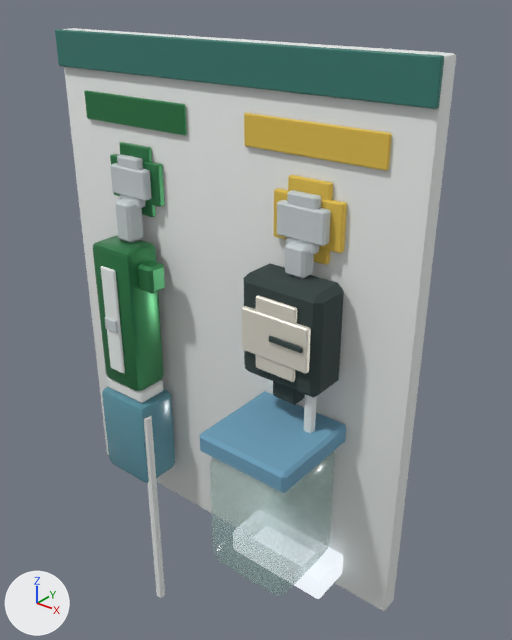
One commit to the glTF model packages/content/assets/models/oxygen-outlet.glb: the scene before it, then after it.
Both versions are drawn from a 50 mm lens placed at (0.614, -0.591, 1.819), pointed at (0.039, 0.127, 1.374). Every picture has the same lights, and +X, +Y and +Z are marked at lower left. The older version comes first. Vertices at exactly the same position are counted once.

Objects in the first picture: 'oxygen-outlet'.
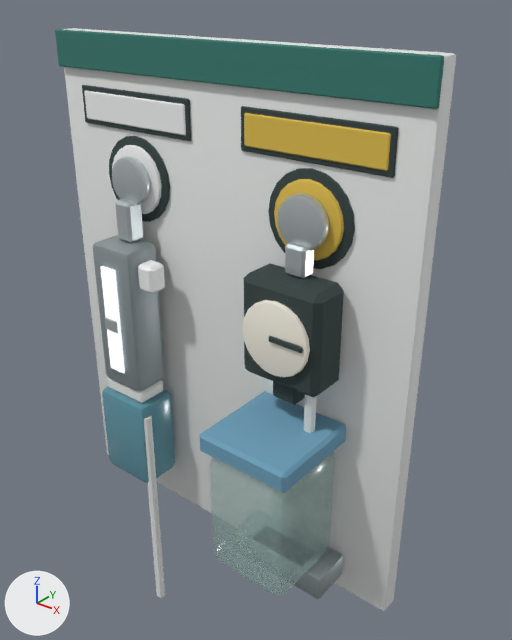
What differs and where, as boxes [x1, y1, x2, y2] in the pictures (512 x 640 px; the box of a moved part takes in the faces that stretch with it):
part 1 of me_oxygen_outlet, moved or reshaped
    before: [110, 154, 165, 207]
    after: [82, 85, 191, 141]
part 2 of me_oxygen_outlet, moved or reshaped
    before: [274, 188, 347, 253]
    after: [241, 106, 399, 178]
part 3 of me_oxygen_outlet, rebuilt (54% wider, 9% shorter)
    before: [288, 175, 333, 265]
    after: [274, 179, 344, 261]
part 4 of me_oxygen_outlet, rebuilt (30% wider, 9% shorter)
    before: [117, 155, 146, 208]
    after: [112, 157, 150, 205]
part 5 of me_oxygen_outlet, rebuilt (47% wider, 11% shorter)
    before: [286, 190, 321, 255]
    after: [277, 193, 329, 251]
part 6 of me_oxygen_outlet, rebuilt (64% wider, 11% shorter)
    before: [256, 295, 297, 382]
    after: [242, 300, 310, 377]
part 7 of me_oxygen_outlet, rebuilt (34% wider, 8% shorter)
    before: [119, 142, 156, 217]
    after: [112, 145, 162, 214]
part 8 of me_oxygen_outlet, added
    after: [109, 136, 170, 222]
part 9 of me_oxygen_outlet, added
    after: [268, 168, 355, 269]
part 10 of me_oxygen_outlet, deleted
    before: [110, 163, 152, 201]
part 11 of me_oxygen_outlet, deleted
    before: [277, 200, 331, 246]
part 12 of me_oxygen_outlet, deleted
    before: [242, 306, 311, 374]
part 13 of me_oxygen_outlet, surface changed
    both: [79, 29, 443, 599]
part 14 of me_oxygen_outlet, recoloured (green to grey)
    both: [84, 90, 186, 391]

The change, as a diff of the scene's bpy script:
```diff
--- a/packages/content/assets/models/oxygen-outlet.glb.py
+++ b/packages/content/assets/models/oxygen-outlet.glb.py
@@ me_oxygen_outlet @@
 # used by ob_oxygen_outlet; location = (0.0, 0.0, 0.0)
-me_oxygen_outlet.from_pydata(...)  # 864 vertices, 1608 faces; spans x -0.3..0.3, y -0.045..0.125, z 0.82..1.75
+me_oxygen_outlet.from_pydata(...)  # 1512 vertices, 2908 faces; spans x -0.3..0.3, y -0.045..0.125, z 0.82..1.75
+# me_oxygen_outlet part 1: the loose piece of 24 vertices spanning x -0.2..-0.1, y 0.085..0.095, z 1.525..1.585 is scaled about its middle by (2.16, 0.273, 0.897), then moved by (0.0, 0.003, 0.095)
+# me_oxygen_outlet part 2: the loose piece of 24 vertices spanning x 0.1..0.2, y 0.085..0.095, z 1.525..1.585 is scaled about its middle by (2.16, 0.273, 0.897), then moved by (0.0, 0.003, 0.095)
+# me_oxygen_outlet part 3: the loose piece of 24 vertices spanning x 0.12..0.18, y 0.087..0.095, z 1.505..1.605 is rebuilt with 120 vertices and now spans x 0.1..0.2, y 0.085..0.095, z 1.505..1.605
+# me_oxygen_outlet part 4: the loose piece of 24 vertices spanning x -0.171..-0.129, y 0.073..0.086, z 1.52..1.59 is rebuilt with 120 vertices and now spans x -0.185..-0.115, y 0.071..0.086, z 1.52..1.59
+# me_oxygen_outlet part 5: the loose piece of 24 vertices spanning x 0.129..0.171, y 0.073..0.086, z 1.52..1.59 is rebuilt with 120 vertices and now spans x 0.115..0.185, y 0.071..0.086, z 1.52..1.59
+# me_oxygen_outlet part 6: the loose piece of 24 vertices spanning x 0.12..0.18, y 0.024..0.03, z 1.37..1.47 is rebuilt with 120 vertices and now spans x 0.1..0.2, y 0.022..0.03, z 1.37..1.47
+# me_oxygen_outlet part 7: the loose piece of 24 vertices spanning x -0.18..-0.12, y 0.087..0.095, z 1.505..1.605 is rebuilt with 120 vertices and now spans x -0.2..-0.1, y 0.085..0.095, z 1.505..1.605
+# me_oxygen_outlet part 8: a new loose piece of 120 vertices spanning x -0.212..-0.088, y 0.09..0.096, z 1.493..1.617, in mat_cc_oxygen_outlet
+# me_oxygen_outlet part 9: a new loose piece of 120 vertices spanning x 0.088..0.212, y 0.09..0.096, z 1.493..1.617, in mat_cc_oxygen_outlet
+# me_oxygen_outlet part 10: the loose piece of 24 vertices spanning x -0.185..-0.115, y 0.071..0.086, z 1.534..1.576 is deleted
+# me_oxygen_outlet part 11: the loose piece of 24 vertices spanning x 0.115..0.185, y 0.071..0.086, z 1.534..1.576 is deleted
+# me_oxygen_outlet part 12: the loose piece of 24 vertices spanning x 0.1..0.2, y 0.022..0.03, z 1.39..1.45 is deleted
+# me_oxygen_outlet part 13: 864 kept faces spanning x -0.3..0.3, y 0.016..0.125, z 0.82..1.75 get new texture (UV) coordinates
+# me_oxygen_outlet part 14: 196 kept faces spanning x -0.25..-0.05, y 0.025..0.094, z 1.24..1.67 get new vertex colours
 me_oxygen_outlet.materials.append(mat_cc_oxygen_outlet)
```
